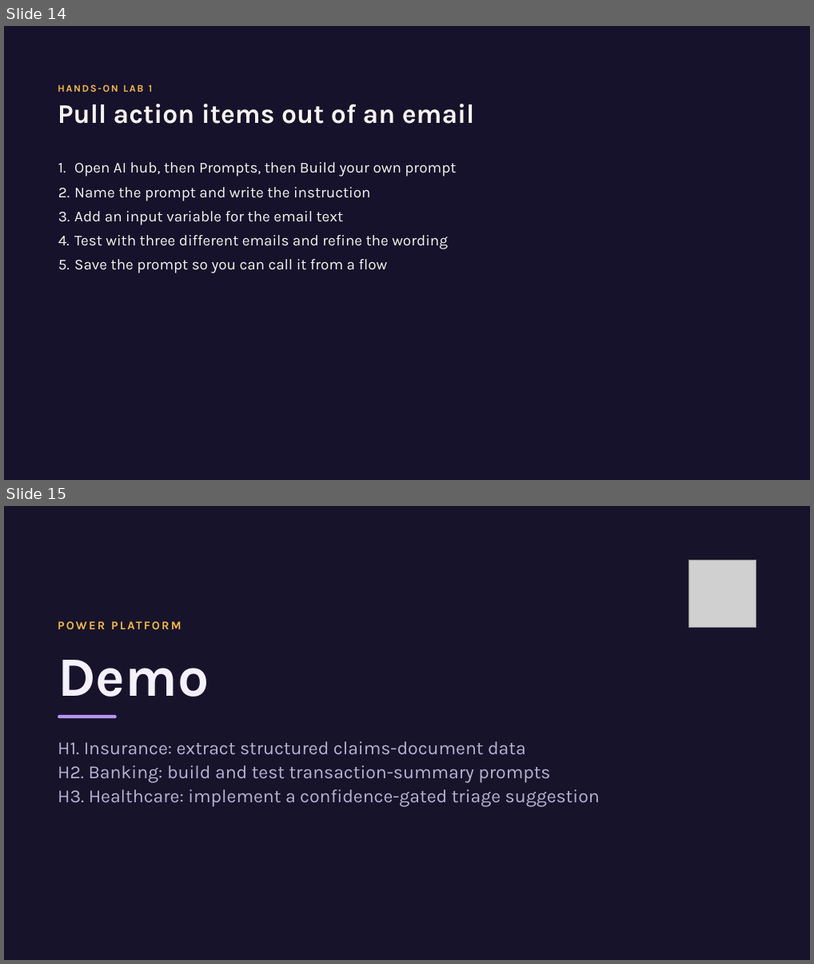
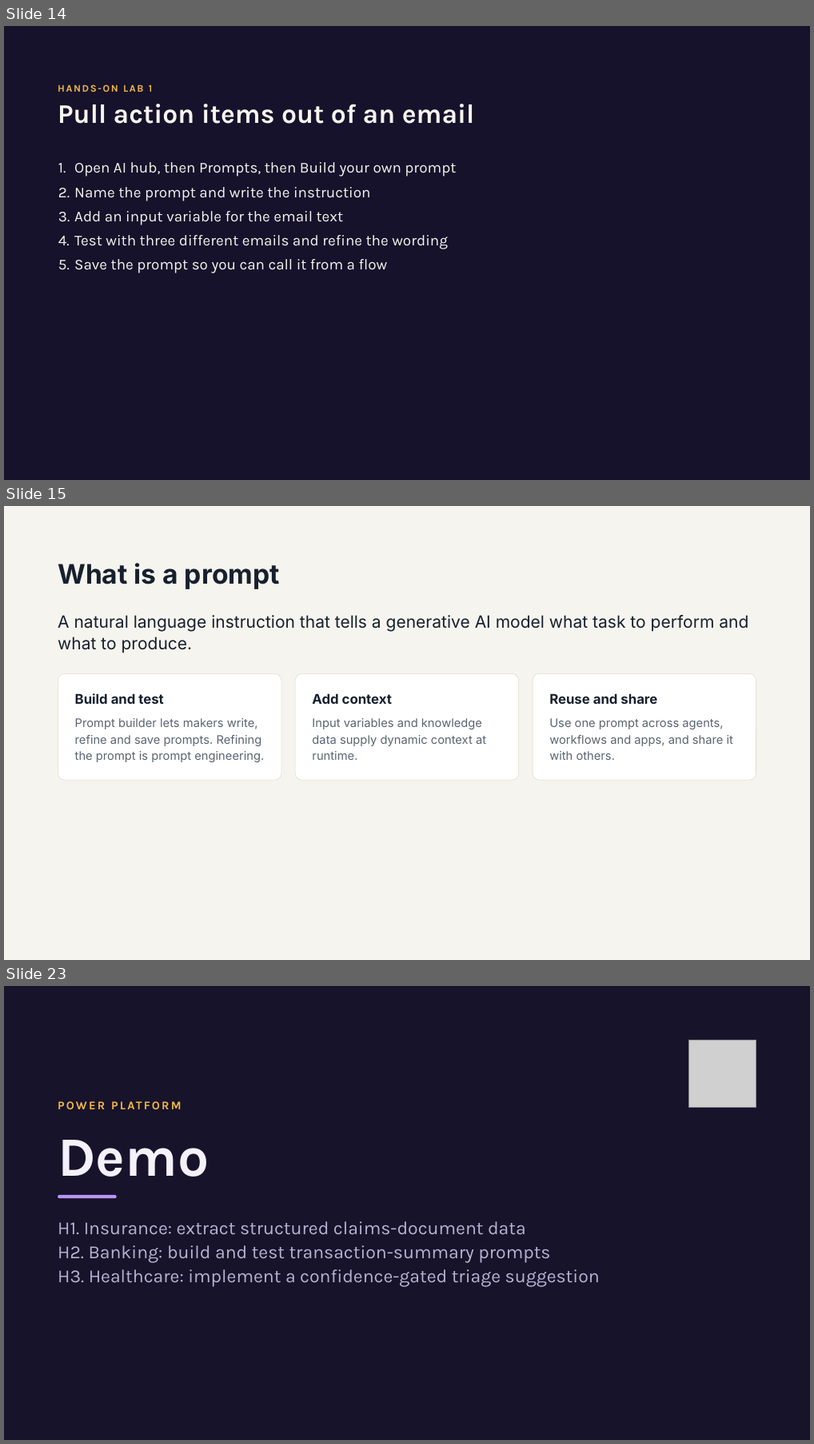
Before and after one commit to JPOWER4/Enterprise-Apps-Agents, a slide deck: Modeule 4 - AI Builder Business Logic and Intelligent.pptx. Shown one above the other, each under a label of ours: slides 14 and 15 before the commit, slides 14, 15 and 23 after it; the slides between them are not shown. The pictures are 814x964 and 814x1444 pixels, drawn with LibreOffice and Linux fonts; fonts in the diff are those of the drawing; grey boxes stand for pictures. Boxes give left, top, right and bottom in pixels: in the first picture for what was removed or moved away, otherwise in the second. Text is boxed around its words. In the diff, an @@ line names an element or a change of style, - is before the commit and + after.

```diff
--- a/Modeule 4 - AI Builder Business Logic and Intelligent.pptx
+++ b/Modeule 4 - AI Builder Business Logic and Intelligent.pptx
@@ slide 15 added at bbox=[4, 506, 810, 960], background #F6F4EE @@
@@ title added at bbox=[58, 563, 280, 589], 32 pt, text #16202E, bold @@
+What is a prompt
@@ text added at bbox=[58, 615, 749, 653], 20 pt, text #16202E @@
+A natural language instruction that tells a generative AI model what task to perform and what to produce.
@@ rounded rectangle added at bbox=[58, 673, 282, 780], fill #FFFFFF, outline #DDD9CC 0.5 pt @@
@@ rounded rectangle added at bbox=[295, 673, 519, 780], fill #FFFFFF, outline #DDD9CC 0.5 pt @@
@@ rounded rectangle added at bbox=[533, 673, 757, 780], fill #FFFFFF, outline #DDD9CC 0.5 pt @@
@@ text added at bbox=[75, 693, 163, 704], 16 pt, text #16202E, bold @@
+Build and test
@@ text added at bbox=[312, 693, 392, 704], 16 pt, text #16202E, bold @@
+Add context
@@ text added at bbox=[550, 693, 658, 704], 16 pt, text #16202E, bold @@
+Reuse and share
@@ text added at bbox=[75, 718, 264, 762], 14 pt, text #5A6472 @@
+Prompt builder lets makers write, refine and save prompts. Refining the prompt is prompt engineering.
@@ text added at bbox=[312, 718, 486, 760], 14 pt, text #5A6472 @@
+Input variables and knowledge data supply dynamic context at runtime.
@@ text added at bbox=[550, 718, 734, 760], 14 pt, text #5A6472 @@
+Use one prompt across agents, workflows and apps, and share it with others.
@@ what was slide 15 is now slide 23 @@
```
Also in this commit, not shown: 7 other slides added, 1 other file.
